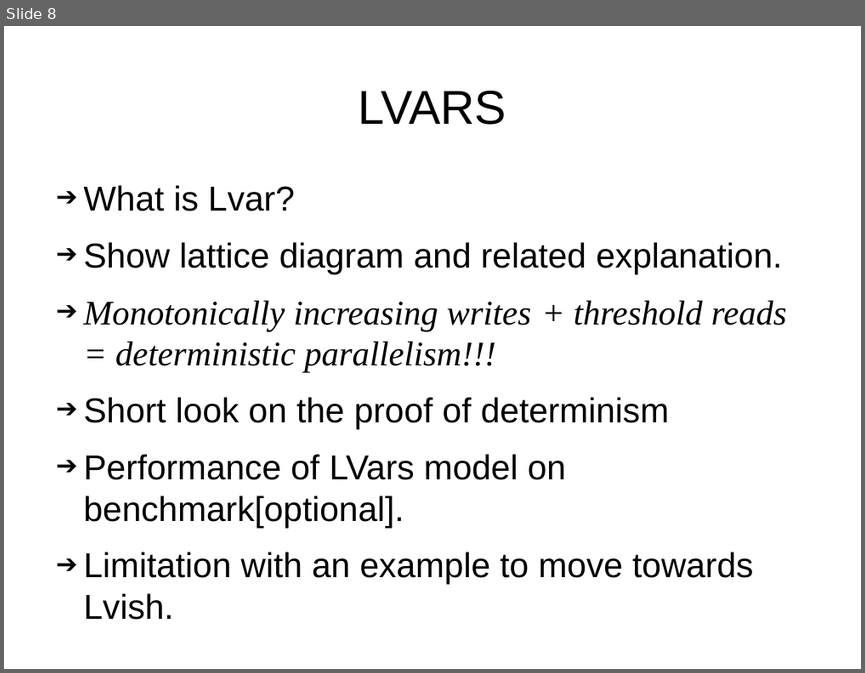
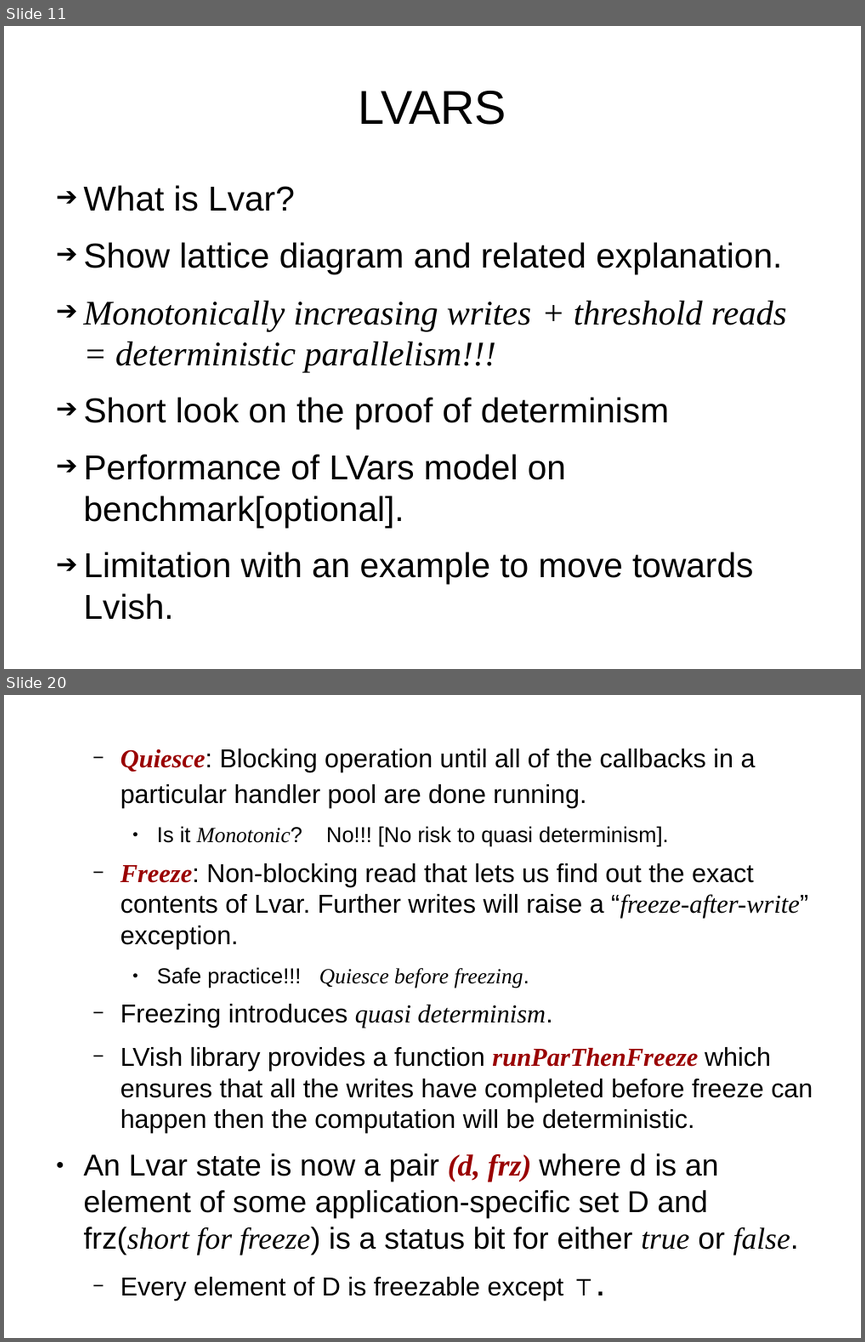
Before and after one commit to sentinel88/Personal, a slide deck: Talk.odp. Shown one above the other, each under a label of ours: slide 8 before the commit, slides 11 and 20 after it; the slides between them are not shown. The pictures are 865x673 and 865x1342 pixels, drawn with LibreOffice and Linux fonts; fonts in the diff are those of the drawing. Boxes give left, top, right and bottom in pixels: in the first picture for what was removed or moved away, otherwise in the second. Text is boxed around its words. In the diff, an @@ line names an element or a change of style, - is before the commit and + after.

```diff
--- a/Talk.odp
+++ b/Talk.odp
@@ slide 20 added at box(4, 695, 861, 1338), background #FFFFFF @@
@@ text added at box(84, 749, 812, 1254), 24 pt, text #000000 @@
+  − Quiesce: Blocking operation until all of the callbacks in a particular handler pool are done running.
+    ● Is it Monotonic? No!!! [No risk to quasi determinism].
+  − Freeze: Non-blocking read that lets us find out the exact contents of Lvar. Further writes will raise a “freeze-after-write” exception.
+    ● Safe practice!!! Quiesce before freezing.
+  − Freezing introduces quasi determinism.
+  − LVish library provides a function runParThenFreeze which ensures that all the writes have completed before freeze can happen then the computation will be deterministic.
+● An Lvar state is now a pair (d, frz) where d is an element of some application-specific set D and frz(short for freeze) is a status bit for either true or false.
+  − Every element of D is freezable except ⊤.
@@ what was slide 8 is now slide 11 @@
```
Also in this commit, not shown: 5 slides changed, 15 other slides added, 4 slides removed, 1 other file.
